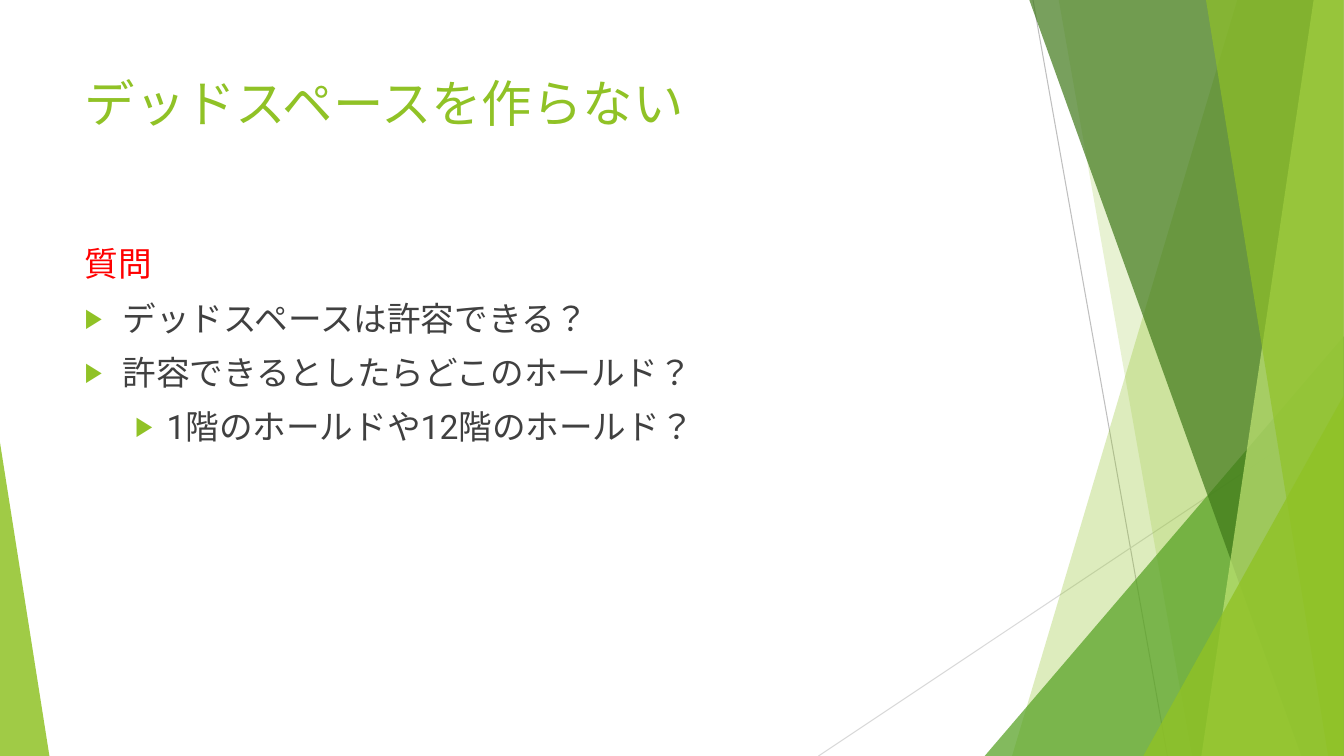
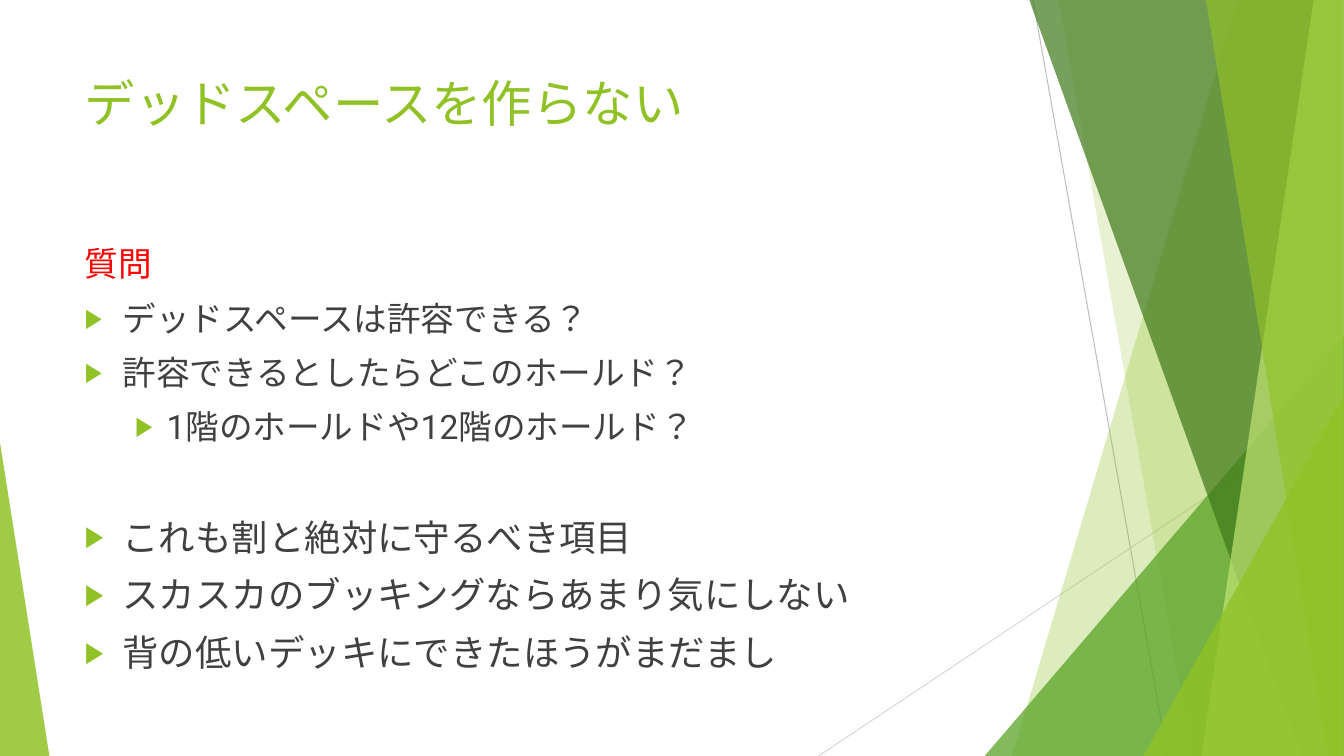
Before and after one commit to r-kurosu/kline_new, a slide deck: slide 15 of 評価項目ヒアリング.pptx. Drawn at 1344x756 pixels with LibreOffice and Linux fonts; fonts in the diff are those of the drawing. Boxes give left, top, right and bottom in pixels: in the first picture for what was removed or moved away, otherwise in the second. Text is boxed around its words. In the diff, an @@ line names an element or a change of style, - is before the commit and + after.

Commit message:
ヒアリングのコメントを追加した

```diff
--- a/評価項目ヒアリング.pptx
+++ b/評価項目ヒアリング.pptx
@@ text at (123,520,850,669): paragraphs added @@
+▶ これも割と絶対に守るべき項目
+▶ スカスカのブッキングならあまり気にしない
+▶ 背の低いデッキにできたほうがまだまし
```
Also in this commit, not shown: 5 other slides changed.
